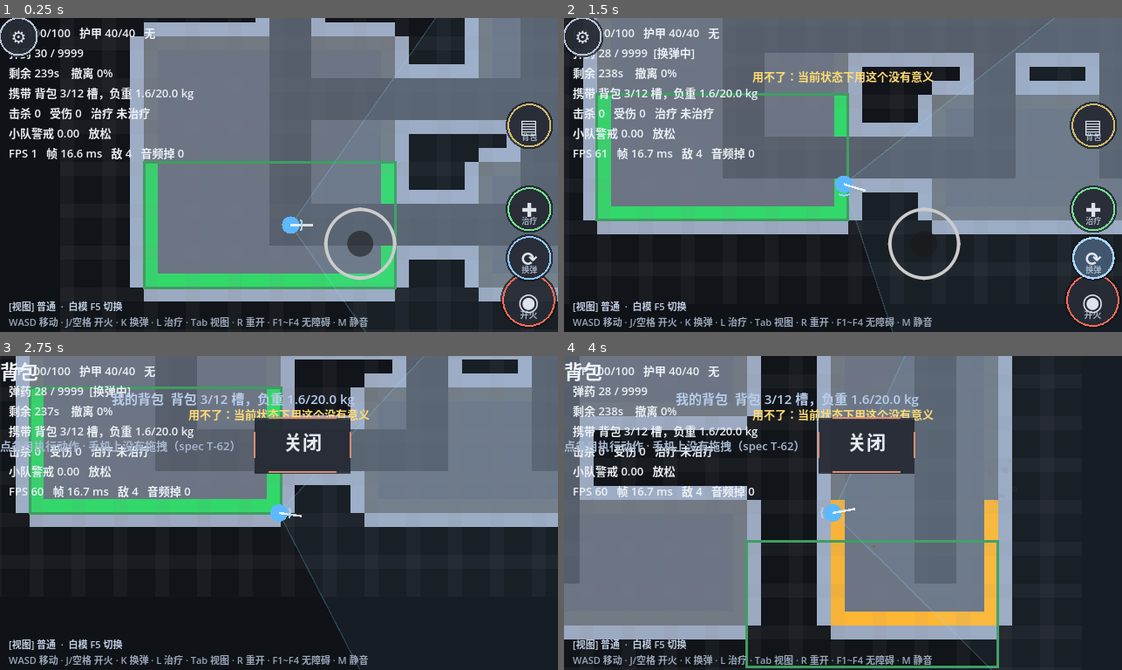
Above: before the commit, frames 1-4 (two rows, left to right).
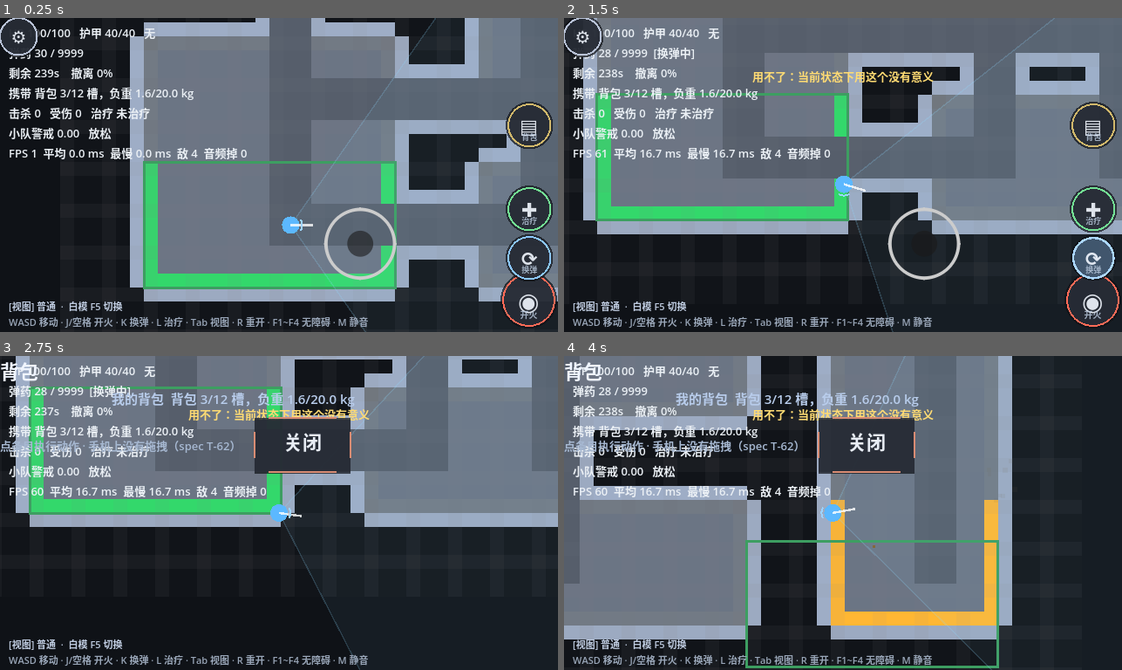
Above: after the commit, the same moments.

Repository: gungnior/SDCgame
Game: Godot game, scene res://view/raid_scene.tscn
The game is run twice, just before and just after one commit, with the same random seed, the same clock (stepped at 60 frames per second) and the same inputs.
Inputs (mouse positions are in pixels of both pictures, inside the frame that each line leads up to):
- Up to frame 1 (0.25 s): no input
- Up to frame 2 (1.5 s): tap Enter at 0.5 s; move the mouse to (1094, 300) at 0.52 s; hold D (move_right) 0.53-1.28 s; tap R at 0.6 s; click (1094, 300) at 0.67 s; tap Space at 0.77 s; move the mouse to (1094, 256) at 1.27 s; hold S (move_down) from 1.28 s (still down); tap T at 1.35 s; click (1094, 256) at 1.42 s
- Up to frame 3 (2.75 s): tap Space at 1.52 s; move the mouse to (530, 547) at 2.02 s; release S (move_down) at 2.03 s; hold D (move_right) from 2.03 s (still down); tap B at 2.1 s; click (530, 547) at 2.17 s
- Up to frame 4 (4 s): tap Space at 2.75, 3.02, 3.77 s; move the mouse to (792, 434) at 2.77 s; release D (move_right) at 2.78 s; hold W (move_up) 2.78-3.53 s; tap K at 2.85 s; click (792, 434) at 2.92 s; move the mouse to (1094, 462) at 3.52 s; hold A (move_left) from 3.53 s (still down); tap L at 3.6 s; click (1094, 462) at 3.67 s

The runs differ from the first frame. In frame 1, 0.7% of the frame differs, in the area x 7-45%, y 41-45%; in frame 2, 0.7%, in the area x 8-48%, y 41-45%; in frame 3, 0.7%; in frame 4, 0.7%.
Error in both runs: Trying to get a return value of a method that returns "void" (res://ui/touch_button.gd:91)

Commit message:
fix(audio+telemetry): 枪声被永久掐断 & 幽灵卡顿 & HUD 假读数
手机实测一局打完（4 杀 + 成功撤离 brought_value=270 + 回到藏身处 +
点「开始下一局」再开一局）—— 完整循环闭合。但暴露三个问题：

== ① 音频掉 95：不是"并发太多"，是枪声被【永久掐断】==
`audio/sfx.gd` 的并发计数只数 `_live` 里的名字，而 `_live` 的条目
**在音效播完后从不清理**，只在槽位被 `_acquire` 复用时才覆盖。
后果：步枪响过 max_simul 次之后，`running >= max_simul` 恒成立
-> **之后每一枪都被丢弃，枪声彻底消失**。
修：计数必须**同时**满足「槽位登记的是本人」**且**「它现在真的在播」。
（顺带：`_live` 是 **Array** 不是 Dictionary，
 写成 `.get(i, "")` 会 "Too many arguments for get()" 直接编译失败。）

== ② HUD 读数自相矛盾：`FPS 60  帧 25.2 ms` ==
`view/raid_scene.gd` 的 HUD 还在用 `Performance.TIME_PROCESS` ——
正是**已经被遥测判定为不可靠、并换掉**的那个。
同一个坑踩了两次：先修遥测，**漏了 HUD 这一路**。
修：HUD 改读 `Tel.last_avg_ms()` / `Tel.last_worst_ms()`（墙钟测量），
并拆成「平均 / 最慢」两个数，不再含糊。

== ③ 幽灵卡顿：draw_end = 4917 ms ==
时间线证明它**不是真卡顿**：
    t=48.0 nodes=188（突袭中）-> t=49.1 nodes=68（切到藏身处）
    -> t=49.6~53.2 在藏身处待 4.7 秒 -> t=53.8 nodes=185（新一局）
根因：`Tel` 的阶段计时器**跨场景没重置** ——
新场景第一次 `mark()` 时算的是**上一个场景最后一次 mark** 以来的间隔。
修：新增 `Tel.reset_phases()`，两个场景的 `_ready` 都调用。
（不修的话我会一直去追这种不存在的 5 秒冻结。）

测试：636 项通过，0 失败
APK：build/soudache.apk 0.13.0-telemetry-fix

Diff:
--- a/audio/sfx.gd
+++ b/audio/sfx.gd
@@ -136,9 +136,18 @@
 		return
 
 	var max_simul: int = e["max_simul"]
+	# ⚠️⚠️ 并发计数必须【同时】满足：这个槽位登记的是本人 **且** 它现在真的在播。
+	#
+	# 早先只数 `_live` 里的名字，而 `_live` 的条目在音效播完后**从不清理** ——
+	# 只在槽位被 _acquire 复用时才被覆盖。后果极其严重：
+	#   步枪响过 max_simul 次之后，_live 里就永远留着那么多条同名记录
+	#   -> running >= max_simul 恒成立 -> **之后每一枪都被丢弃，枪声彻底消失**。
+	# 真机实测 dropped=95 就是这么来的（不是"并发太多"，是被永久掐断）。
 	var running := 0
-	for nm in _live:
-		if nm == name:
+	# ⚠️ `_live` 是 **Array**（不是 Dictionary）—— 不能用 .get(i, "")，
+	#    那样会 "Too many arguments for get()" 直接编译失败（实测踩过）。
+	for i in _pool.size():
+		if i < _live.size() and str(_live[i]) == name and _pool[i].playing:
 			running += 1
 	if running >= max_simul:
 		dropped_count += 1
--- a/telemetry/telemetry.gd
+++ b/telemetry/telemetry.gd
@@ -181,13 +181,14 @@
 	var wall := 0.0
 	if _window_t0_usec > 0:
 		wall = float(Time.get_ticks_usec() - _window_t0_usec) / 1000.0
+	_last_avg_ms = wall / maxf(1.0, float(_frames))
+	_last_worst_ms = _worst_ms
 	var d := {
 		"k": "stats",
 		"t": _now(),
 		"fps": int(fps),
 		"avg_ms": snappedf(wall / maxf(1.0, float(_frames)), 0.01),
-		"worst_ms": snappedf(_worst_ms, 0.01),
-		"worst_ctx": _worst_ctx,
+		"worst_ms": snappedf(_worst_ms, 0.01),		"worst_ctx": _worst_ctx,
 		"spikes": _spike_window,
 		"spikes_total": _spike_total,
 		# 最慢的三个阶段：名字 / 最慢ms / 累计ms
@@ -237,7 +238,44 @@
 	return snappedf(float(Time.get_ticks_msec() - _run_started_ms) / 1000.0, 0.01)
 
 
+## 场景切换时调用：丢掉跨场景的阶段计时。
+##
+## ⚠️ 不重置会出现**幽灵卡顿**：
+##   旧场景最后一次 mark("draw_end") -> 场景被释放 -> 玩家在藏身处待 4.7 秒
+##   -> 新场景第一次 mark("player") 算出 4917ms 的 "draw_end"。
+##   实测被这个假数据带偏过（以为有 5 秒冻结，其实只是在藏身处待了一会儿）。
+##   只清阶段计时，**不动** fps / 尖峰等全局统计。
+func reset_phases() -> void:
+	_phase_name = ""
+	_phase_t0 = 0
+	_phase_max.clear()
+	_phase_sum.clear()
+	_ctx = "idle"
+	_last_usec = 0
+	_window_t0_usec = 0
+
+
 ## 手动开关（HUD 或调试键）
 func set_enabled(v: bool) -> void:
 	enabled = v
 	emit("telemetry", {"enabled": v})
+
+
+# ─── 供 HUD 显示（**不要再用 Performance.TIME_PROCESS**）───
+#
+# ⚠️ 真机实测踩过两次同一个坑：
+#   ① 遥测里用它 -> 报出 1787 次"80ms 卡顿"，而同窗 avg_ms=16.13ms（正好 60fps），
+#      两者不可能同时成立 -> 遥测改用墙钟
+#   ② **HUD 那一路当时漏改了** -> 屏幕上一直显示 "FPS 60  帧 25.2 ms" 这种
+#      自相矛盾的数字，还把排查方向带偏过
+#   现在 HUD 也统一读这里（墙钟测量值）。
+var _last_avg_ms := 0.0
+var _last_worst_ms := 0.0
+
+
+func last_avg_ms() -> float:
+	return _last_avg_ms
+
+
+func last_worst_ms() -> float:
+	return _last_worst_ms
--- a/test/run_tests.gd
+++ b/test/run_tests.gd
@@ -69,6 +69,8 @@
 	_suite("PC实测：键位与设置菜单", _test_keybindings)
 	_suite("PC实测：Control 尺寸不得塌成 0", _test_control_size_not_zero)
 	_suite("PC实测：藏身处布局", _test_hideout_layout)
+	_suite("手机实测：音频并发计数", _test_sfx_concurrency)
+	_suite("手机实测：HUD 性能读数", _test_hud_perf_metric)
 
 	print("")
 	if _failed == 0:
@@ -2740,3 +2742,57 @@
 	# 而且不能在任何地方被持久化/覆盖成美术模式
 	_check(not rs.contains("render_mode = RENDER_ART\n\t\t_build_map_texture()\n\t_setup_sim"),
 		"启动流程里不会强制切成美术模式")
+
+
+# ─────────────────── 手机实测：音频被永久掐断 / HUD 读数自相矛盾 ───────────────────
+
+func _test_sfx_concurrency() -> void:
+	# 手机实测：`音频掉 95`。
+	# 查证不是"并发太多"，而是**枪声被永久掐断**：
+	#   并发计数只数 `_live` 里的名字，而 `_live` 的条目在音效播完后从不清理,
+	#   只在槽位被 _acquire 复用时才覆盖。
+	#   -> 步枪响过 max_simul 次后，running >= max_simul 恒成立
+	#   -> 之后每一枪都被丢弃。
+	# 正确做法：**同时**检查"槽位登记的是本人" **且** "它现在真的在播"。
+	var src := FileAccess.get_file_as_string("res://audio/sfx.gd")
+	_check(src.contains("and _pool[i].playing"),
+		"并发计数必须检查 .playing（否则播完的残留会把音效永久掐断）")
+	_check(src.contains("str(_live[i]) == name"),
+		"并发计数检查的是槽位登记的名字")
+	# `_live` 是 Array，不能用 Dictionary 的 .get(k, default)
+	_check(not src.contains("_live.get("),
+		"_live 是 Array，不能用 .get(i, default)（会编译失败）")
+	_check(src.contains("var _live: Array"), "_live 确实是 Array")
+
+	# 行为验证：同一个音效播完多轮后仍然能被播放
+	var sfx: Node = load("res://audio/sfx.gd").new()
+	_check(sfx != null, "能实例化 Sfx")
+	sfx.set("enabled", true)
+	# 连播同一音效 30 次，每次之间都让它"播完"（headless 下 playing 恒为 false）
+	var before := int(sfx.get("dropped_count"))
+	for i in 30:
+		sfx.call("play", "reload_start")
+	var after := int(sfx.get("dropped_count"))
+	var dropped := after - before
+	# 去重窗口 35ms，30 次瞬时连播会被去重挡掉大部分；
+	# 关键断言是【不会全部丢弃】，且播放计数在涨
+	_check(int(sfx.get("played_count")) > 0, "确实播放了至少一次")
+	_check(dropped < 30, "不是每次都丢（%d/30 被丢，旧实现会全丢或接近全丢）" % dropped)
+	sfx.free()
+
+
+func _test_hud_perf_metric() -> void:
+	# 手机实测截图：`FPS 60  帧 25.2 ms` —— 两个数不可能同时成立。
+	# 查证：HUD 那一路还在用 `Performance.TIME_PROCESS`，
+	# 而它在 Android 上正是【已经被遥测判定为不可靠】并被换掉的那个。
+	# （同一个坑踩了两次：先修遥测、漏了 HUD。）
+	var rs := FileAccess.get_file_as_string("res://view/raid_scene.gd")
+	# ⚠️ 只检查**实际调用** —— 注释里会提到它（说明为什么不能用），不算违规
+	_check(not rs.contains("get_monitor(Performance.TIME_PROCESS)"),
+		"HUD 不得再使用 Performance.TIME_PROCESS（Android 上会与 FPS 自相矛盾）")
+	_check(rs.contains("Tel.last_avg_ms()"), "HUD 用遥测的墙钟均值")
+	_check(rs.contains("Tel.last_worst_ms()"), "HUD 用遥测的墙钟最慢值")
+	var tel := FileAccess.get_file_as_string("res://telemetry/telemetry.gd")
+	_check(tel.contains("func last_avg_ms"), "Tel 暴露 last_avg_ms")
+	_check(tel.contains("func last_worst_ms"), "Tel 暴露 last_worst_ms")
+	_check(tel.contains("_last_avg_ms = wall"), "窗口关闭时记录真实墙钟均值")
--- a/view/hideout_scene.gd
+++ b/view/hideout_scene.gd
@@ -22,6 +22,11 @@
 
 
 func _ready() -> void:
+	# ⚠️ 场景切换必须重置阶段计时 —— 否则新场景第一次 mark() 会把
+	#    在【上一个场景】待了多久 算成某一阶段的耗时
+	#    （实测出现过 draw_end=4917ms 的幽灵卡顿，其实只是在藏身处待了 4.7 秒）
+	if Tel != null:
+		Tel.reset_phases()
 	RenderingServer.set_default_clear_color(Color(0.07, 0.08, 0.10))
 	# _build 里会调 _fit_viewport 把自身尺寸钉到视口
 	if Game != null:
--- a/view/raid_scene.gd
+++ b/view/raid_scene.gd
@@ -138,6 +138,11 @@
 
 
 func _ready() -> void:
+	# ⚠️ 场景切换必须重置阶段计时 —— 否则新场景第一次 mark() 会把
+	#    在【上一个场景】待了多久 算成某一阶段的耗时
+	#    （实测出现过 draw_end=4917ms 的幽灵卡顿，其实只是在藏身处待了 4.7 秒）
+	if Tel != null:
+		Tel.reset_phases()
 	RenderingServer.set_default_clear_color(Color(0.06, 0.07, 0.09))
 	_setup_sim()
 	_setup_view()
@@ -1523,9 +1528,13 @@
 	lines.append("小队警戒 %.2f   %s" % [
 		squad.alert_level, "交战中" if squad.is_engaged() else ("警觉" if squad.is_alerted() else "放松")])
 	# 性能读数（真机排障用：卡顿时可以直接报数字）
-	lines.append("FPS %d   帧 %.1f ms   敌 %d   音频掉 %d" % [
+	# ⚠️ 这里【不能用 Performance.TIME_PROCESS】—— 真机实测它在 Android 上
+	#    给出与 FPS 自相矛盾的值（HUD 显示 "FPS 60  帧 25.2ms"，
+	#    而同一时刻遥测的墙钟均值是 16.6ms）。改用 Tel 的墙钟测量值。
+	lines.append("FPS %d  平均 %.1f ms  最慢 %.1f ms  敌 %d  音频掉 %d" % [
 		int(Engine.get_frames_per_second()),
-		Performance.get_monitor(Performance.TIME_PROCESS) * 1000.0,
+		0.0 if Tel == null else Tel.last_avg_ms(),
+		0.0 if Tel == null else Tel.last_worst_ms(),
 		agents.size(),
 		0 if Sfx == null else Sfx.dropped_count])
 
Not shown, changed: export_presets.cfg
